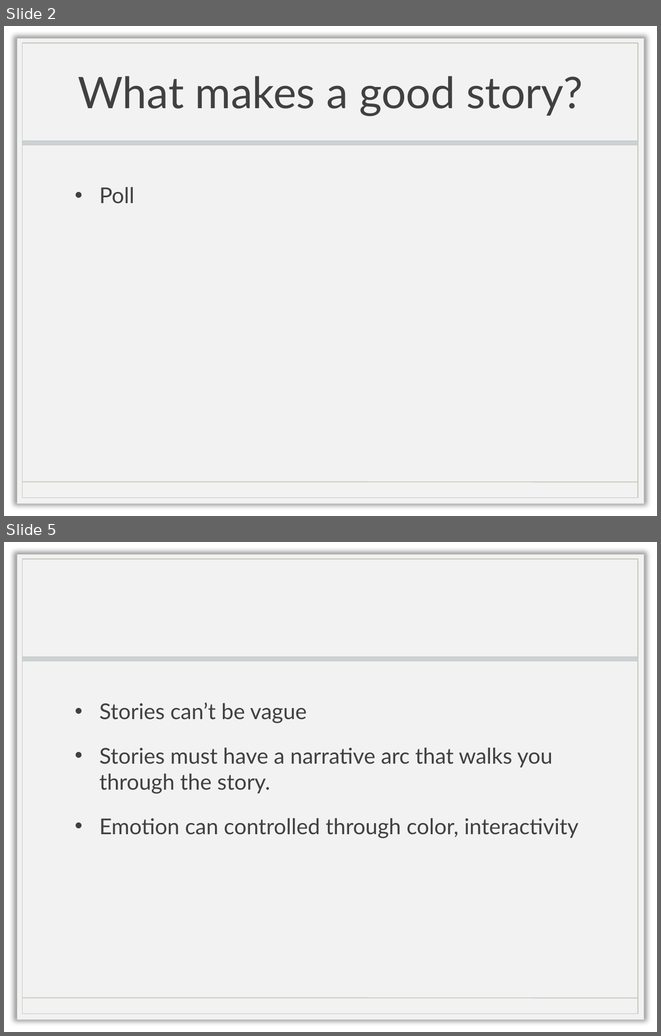
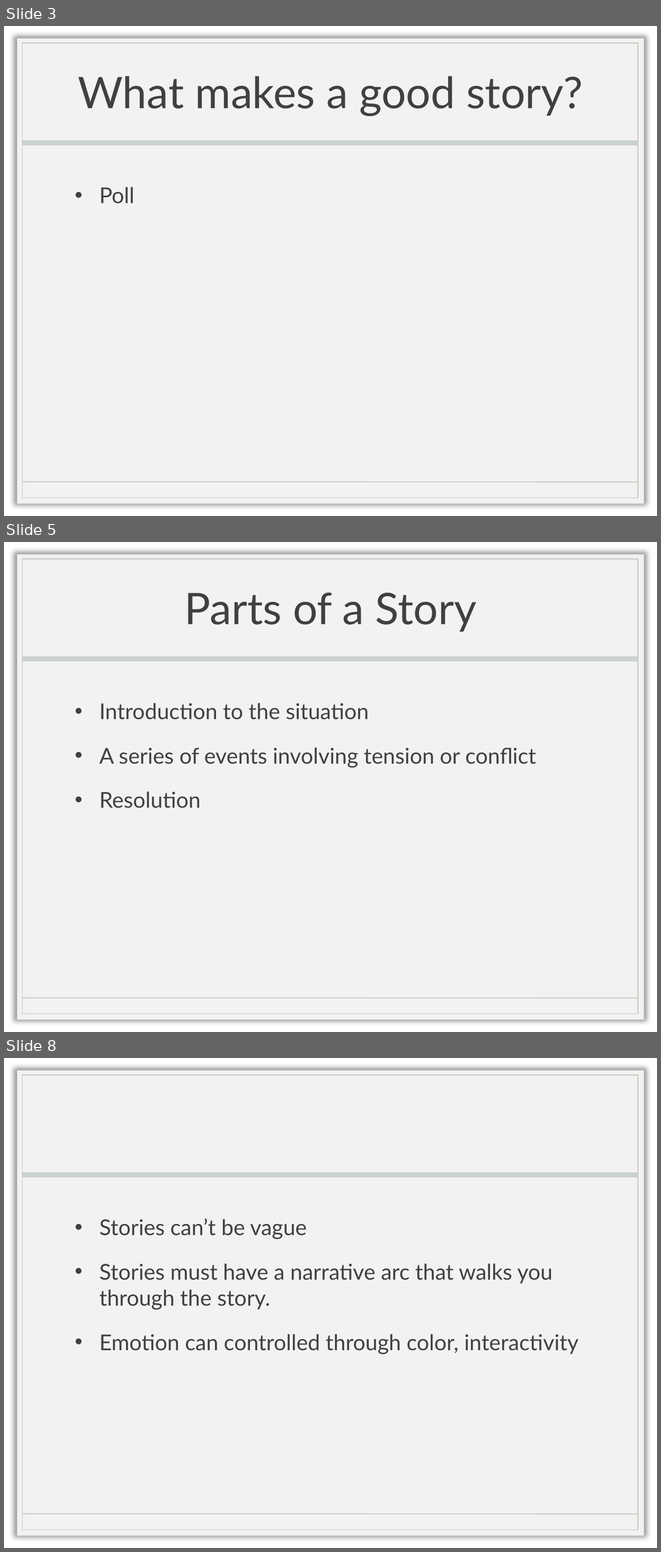
Before and after one commit to doctorlam/tecm4180, a slide deck: readings/storytelling.pptx. Shown one above the other, each under a label of ours: slides 2 and 5 before the commit, slides 3, 5 and 8 after it; the slides between them are not shown. The pictures are 661x1036 and 661x1552 pixels, drawn with LibreOffice and Linux fonts; fonts in the diff are those of the drawing; background and template pictures are left out. Boxes give left, top, right and bottom in pixels: in the first picture for what was removed or moved away, otherwise in the second. Text is boxed around its words. In the diff, an @@ line names an element or a change of style, - is before the commit and + after.

```diff
--- a/readings/storytelling.pptx
+++ b/readings/storytelling.pptx
@@ slide 5 added at [4, 542, 657, 1032], background picture (left out); not listed: 4 template elements that a slide beside it also shows @@
@@ title added at [184, 592, 477, 632], 48 pt, text #404040 @@
+Parts of a Story
@@ text added at [99, 703, 536, 808], 24 pt, text #404040 @@
+• Introduction to the situation
+• A series of events involving tension or conflict
+• Resolution
@@ what was slide 2 is now slide 3 @@
@@ what was slide 5 is now slide 8 @@
```
Also in this commit, not shown: 3 slides changed, 4 other slides added.
